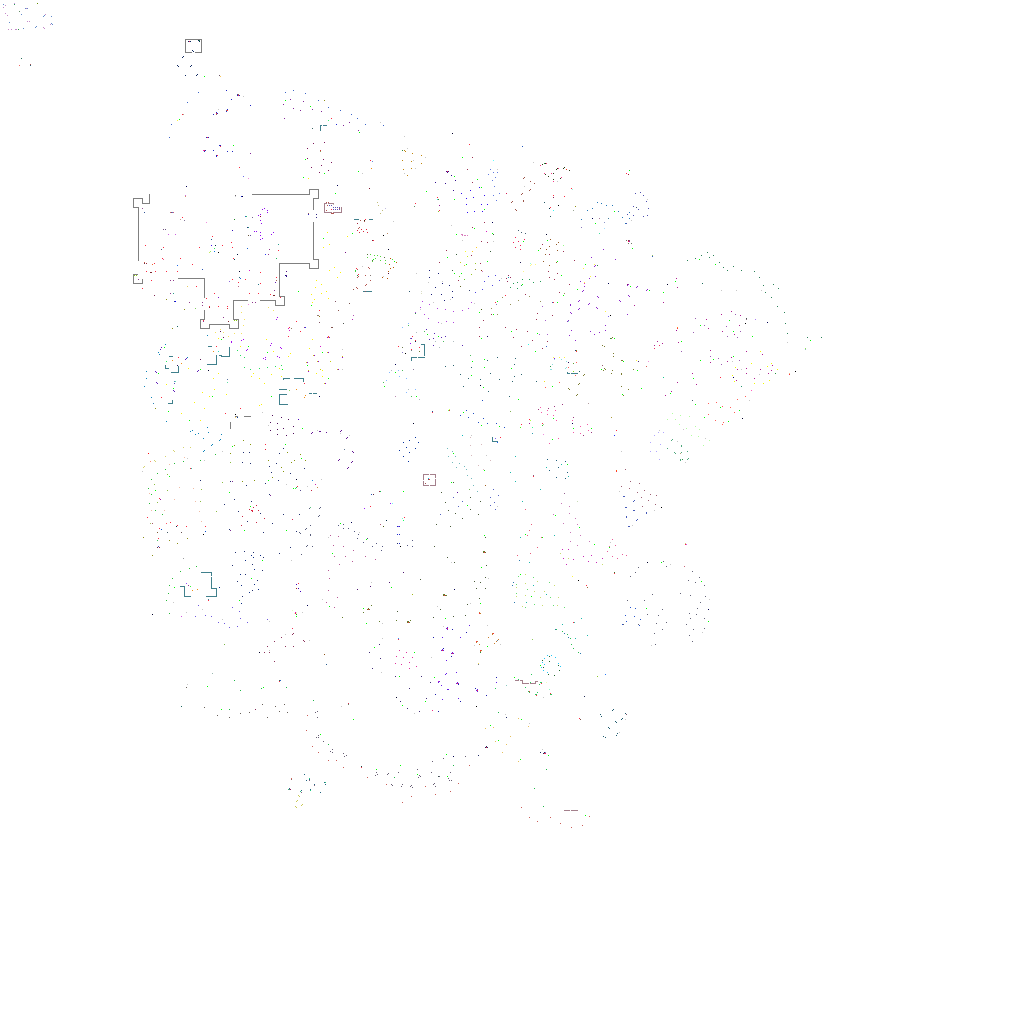
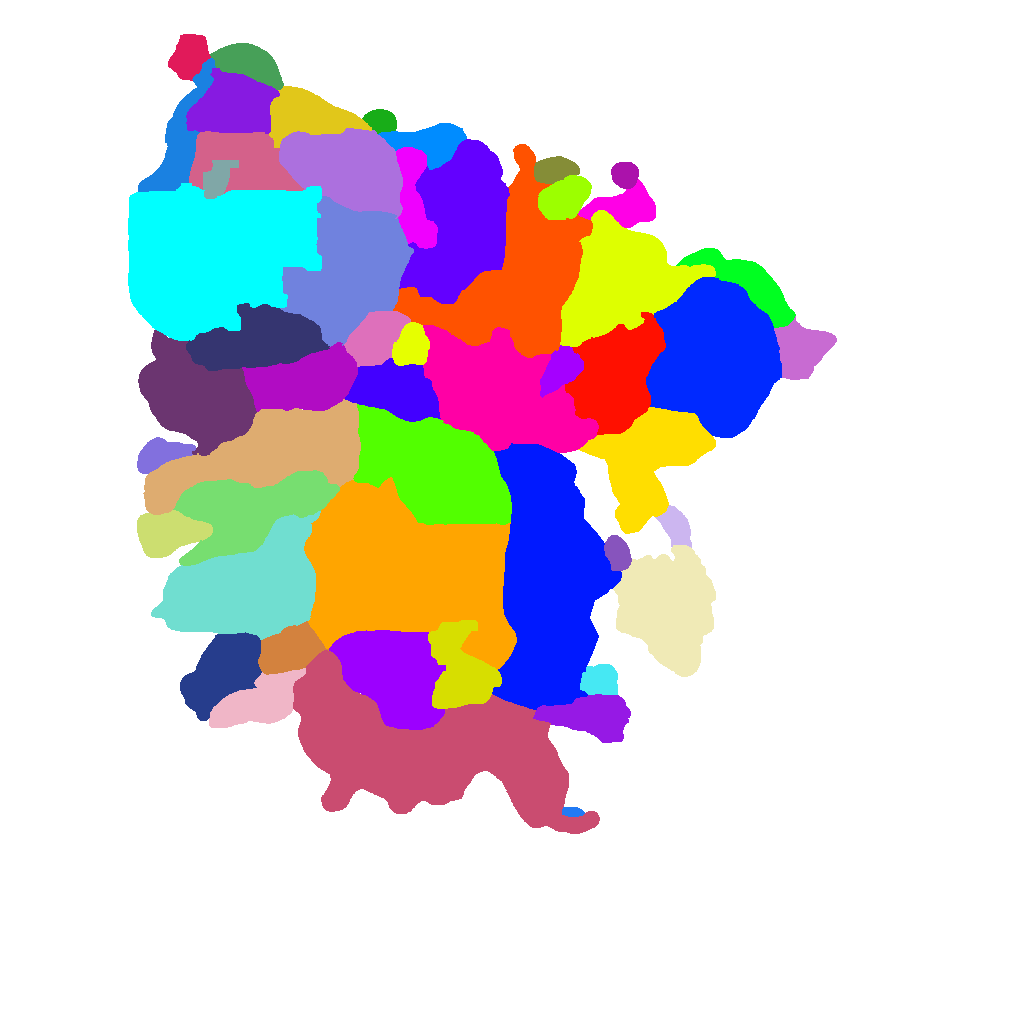
Layered file, before and after one edit (1024x1024). Changes by layer:
showed "zones", painted on it over left=128, top=34, right=837, bottom=834
hid "stuff", painted on it over left=3, top=3, right=822, bottom=828
